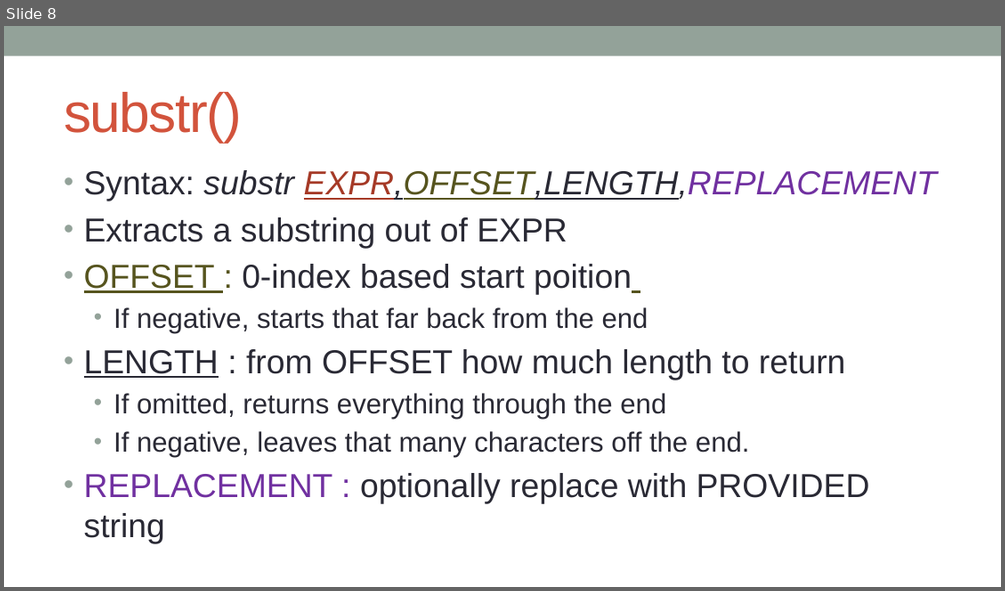
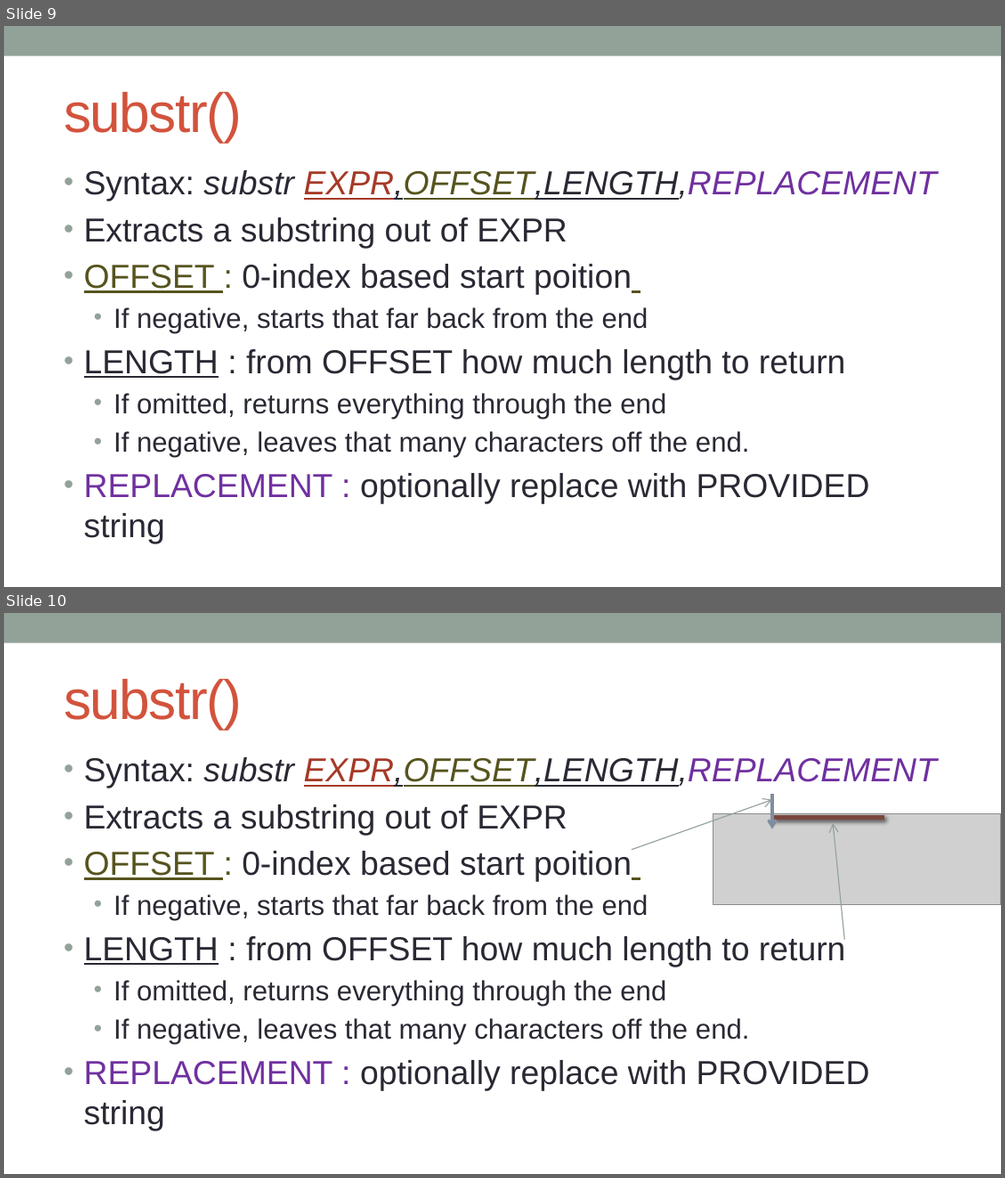
Before and after one commit to kanhu-pcr-code/bioinfo-PERL-course, a slide deck: PPTs/Operations_on_variables.pptx. Shown one above the other, each under a label of ours: slide 8 before the commit, slides 9 and 10 after it. The pictures are 1005x591 and 1005x1178 pixels, drawn with LibreOffice and Linux fonts; fonts in the diff are those of the drawing; grey boxes stand for pictures. Boxes give left, top, right and bottom in pixels: in the first picture for what was removed or moved away, otherwise in the second. Text is boxed around its words. In the diff, an @@ line names an element or a change of style, - is before the commit and + after.

```diff
--- a/PPTs/Operations_on_variables.pptx
+++ b/PPTs/Operations_on_variables.pptx
@@ slide 10 added at (4,613,1001,1174), background #FFFFFF; not listed: 1 template element that a slide beside it also shows @@
@@ title added at (64,679,242,729), 40 pt, text #D2533C @@
+substr()
@@ text added at (84,757,937,1131), 24 pt, text #292934 @@
+• Syntax: substr EXPR,OFFSET,LENGTH,REPLACEMENT
+• Extracts a substring out of EXPR
+• OFFSET : 0-index based start poition
+  • If negative, starts that far back from the end
+• LENGTH : from OFFSET how much length to return
+  • If omitted, returns everything through the end
+  • If negative, leaves that many characters off the end.
+• REPLACEMENT : optionally replace with PROVIDED string
@@ arrow added from (631, 849) to (773, 799), #93A299 0.75 pt @@
@@ arrow added from (773, 794) to (773, 829), #808DA0 2.08 pt @@
@@ picture added at (712,813,1001,905) @@
@@ line added from (774, 818) to (884, 818), #79463D 3.5 pt @@
@@ arrow added from (844, 939) to (833, 823), #93A299 0.75 pt @@
@@ what was slide 8 is now slide 9 @@
```
Also in this commit, not shown: 7 slides changed, 4 other slides added, 22 other files.
